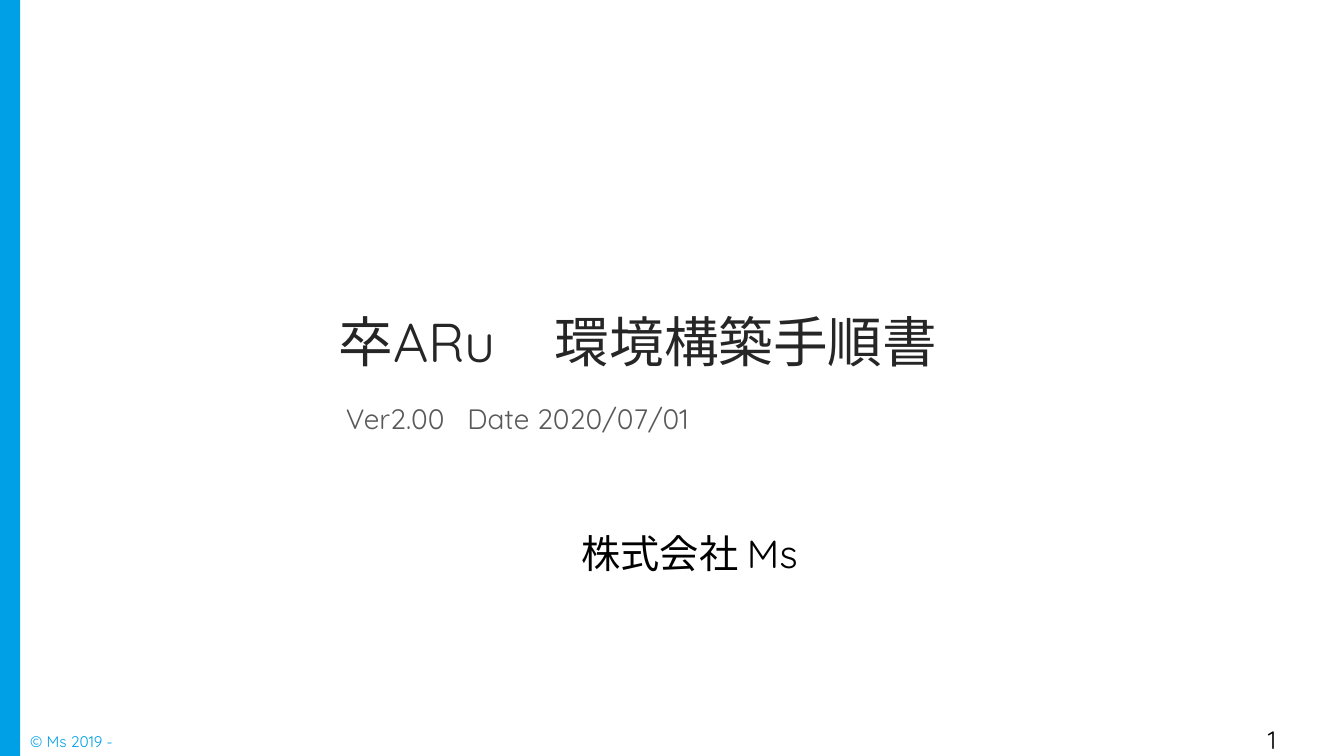
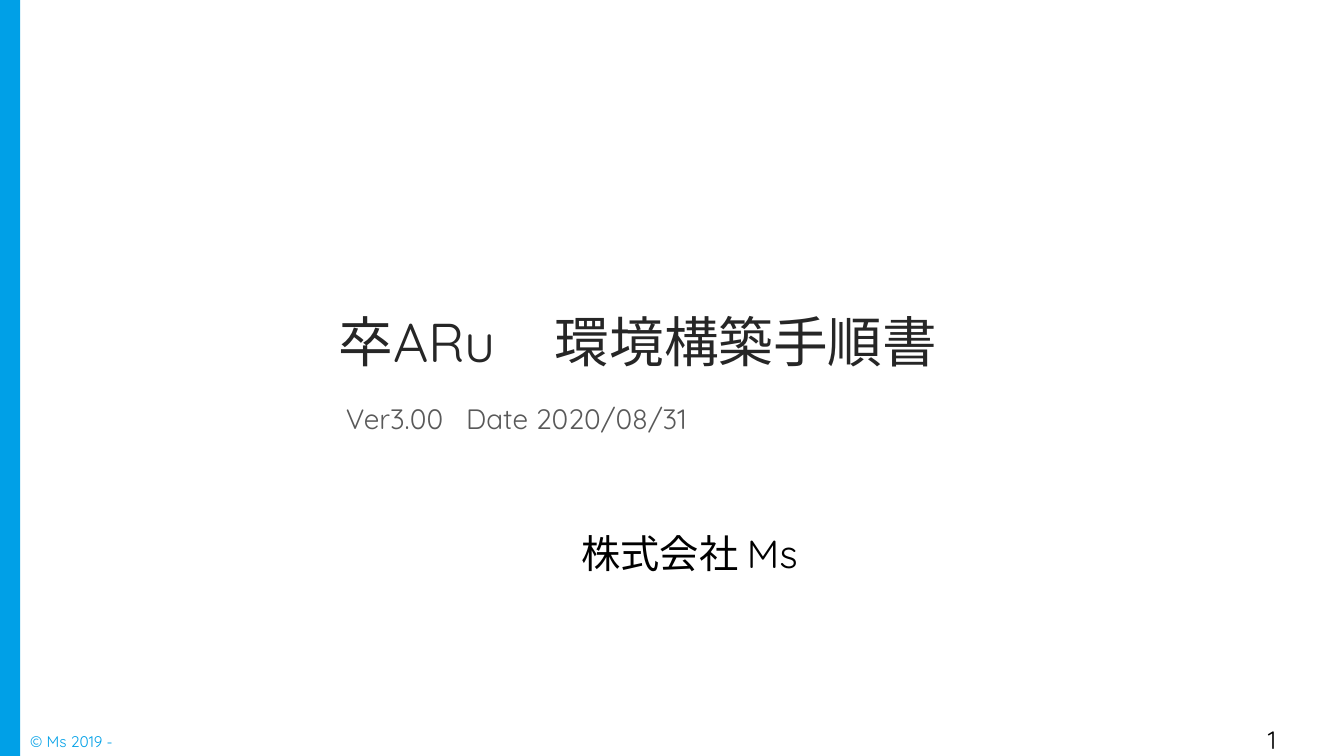
Before and after one commit to Rie-Ishimura/https-github.com-uetomae-msar_Documents_1, a slide deck: slide 1 of 04.環境構築/インフラ/msar_環境構築手順書.pptx. Drawn at 1344x756 pixels with LibreOffice and Linux fonts; fonts in the diff are those of the drawing. Boxes give left, top, right and bottom in pixels: in the first picture for what was removed or moved away, otherwise in the second. Text is boxed around its words. In the diff, an @@ line names an element or a change of style, - is before the commit and + after.

```diff
--- a/04.環境構築/インフラ/msar_環境構築手順書.pptx
+++ b/04.環境構築/インフラ/msar_環境構築手順書.pptx
@@ text at box(346, 406, 687, 433): text changed @@
-Ver2.00 Date 2020/07/01
+Ver3.00 Date 2020/08/31
```
Also in this commit, not shown: 1 other slide changed, 1 slide added.
